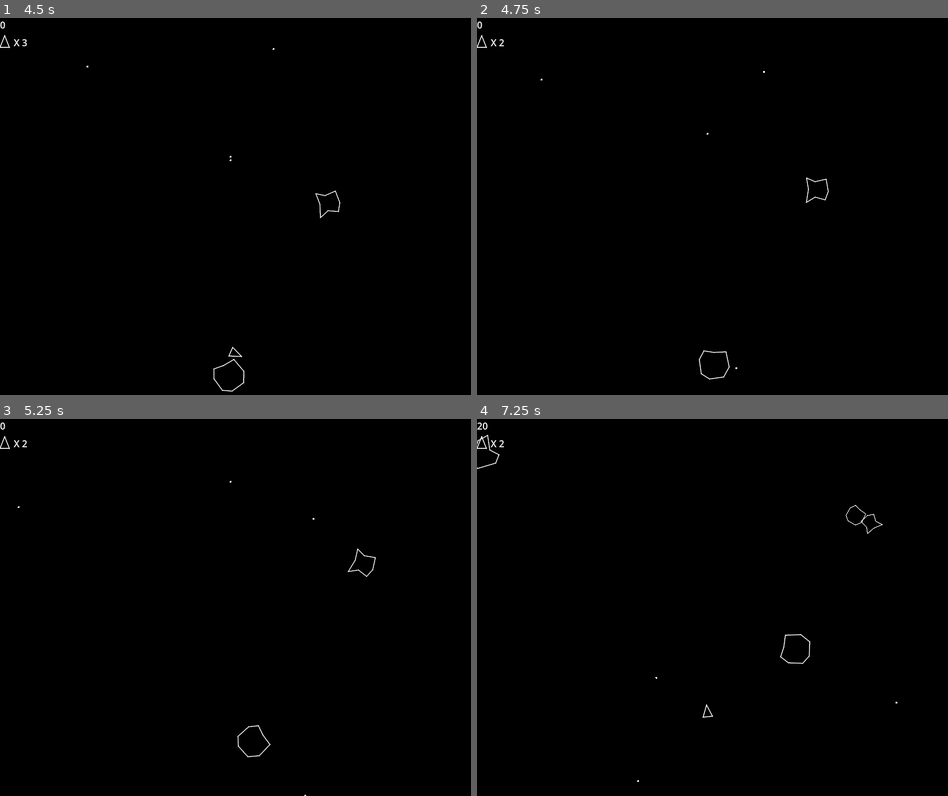
Above: before the commit, frames 1-4 (two rows, left to right).
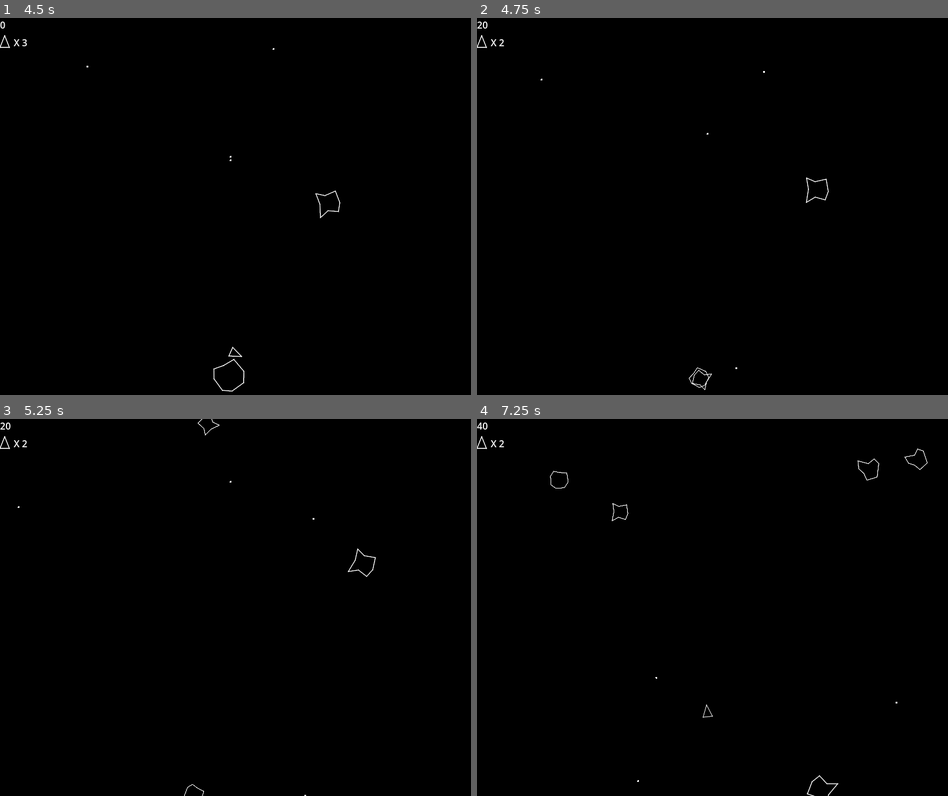
Above: after the commit, the same moments.

Repository: edudf90/asteroids-godot
Game: Godot game, scene res://game/game.tscn
Two runs of this game, one before a commit and one after it. Both use one fixed random seed, a clock stepped at 60 frames per second and the inputs below.
Inputs:
- Up to frame 1 (4.5 s): tap Enter (ui_accept) at 0.5, 0.77, 1.52, 3.02, 3.77 s; hold Up (ui_up) 0.53-2.03 s; hold Left (ui_left) 2.03-4.28 s; hold Right (ui_right) from 4.28 s (still down)
- Up to frame 2 (4.75 s): keep holding Right (ui_right); tap Enter (ui_accept) at 4.52 s
- Up to frame 3 (5.25 s): release Right (ui_right) at 5.03 s; hold Up (ui_up) from 5.03 s (still down)
- Up to frame 4 (7.25 s): release Up (ui_up) at 5.78 s; hold Right (ui_right) from 5.78 s (still down); tap Enter (ui_accept) at 6.02, 6.77 s

Frame 1 is identical in both runs. In frame 2, 0.1% of the frame differs, in the area x 0-54%, y 0-99%; in frame 3, 0.1%; in frame 4, 0.4%, in the area x 0-96%, y 0-100%.

Commit message:
Add animation to indicate invincibility frames after respawn. Refactor invincibility after respawn. Destroy asteroids that collide with player.

Diff:
--- a/asteroid/asteroid.gd
+++ b/asteroid/asteroid.gd
@@ -100,8 +100,9 @@
 	translate(velocity * delta)
 
 func on_polygon_collision_area_entered(area : Area2D):
+	if area.is_in_group("bullet") || area.is_in_group("player"):
+		got_destroyed.emit(self)
 	if area.is_in_group("bullet"):
-		got_destroyed.emit(self)
 		area.get_parent().remove_shot()
 
 func remove():
--- a/components/polygon_border_drawer.gd
+++ b/components/polygon_border_drawer.gd
@@ -10,4 +10,4 @@
 		if index == collisionPolygon.polygon.size() - 1:
 			next_index = 0
 		var destination_vertex = collisionPolygon.polygon[next_index]
-		collisionPolygon.draw_line(source_vertex, destination_vertex, Color.WHITE, -1.0, true)
+		collisionPolygon.draw_line(source_vertex, destination_vertex, collisionPolygon.modulate, -1.0, true)
--- a/player/player.gd
+++ b/player/player.gd
@@ -9,6 +9,7 @@
 const OFFSCREEN_POSITION = Vector2(-200., -200.)
 const INITIAL_POSITION = Vector2(392., 330.)
 const INITIAL_VELOCITY = Vector2(0., 0.)
+const RESPAWN_TIME = 1.0
 
 var flight_rotation : float
 var velocity : Vector2
@@ -18,21 +19,19 @@
 var shot_resource = preload("res://shot/shot.tscn")
 var shooting_cooldown_over = true
 var respawn_timer : Timer
-var invincibility_timer : Timer
 
 signal player_died
 
 # Called when the node enters the scene tree for the first time.
 func _ready():
 	$Area2D.add_to_group("moving_body")
+	$Area2D.add_to_group("player")
 	$Area2D.connect("area_entered", handle_collision)
+	$AnimationPlayer.connect("animation_finished", end_invincibility)
 	player_alive = true
 	respawn_timer = Timer.new()
 	add_child(respawn_timer)
 	respawn_timer.connect("timeout", respawn)
-	invincibility_timer = Timer.new()
-	add_child(invincibility_timer)
-	invincibility_timer.connect("timeout", end_invincibility)
 
 # Called every frame. 'delta' is the elapsed time since the previous frame.
 func _physics_process(delta):
@@ -79,7 +78,7 @@
 		$Area2D.set_deferred("monitoring", false)
 		remove()
 		player_died.emit()
-		respawn_timer.start(1.0)
+		respawn_timer.start(RESPAWN_TIME)
 
 func remove():
 	velocity = INITIAL_VELOCITY
@@ -89,10 +88,10 @@
 	respawn_timer.stop()
 	velocity = INITIAL_VELOCITY
 	position = INITIAL_POSITION
+	player_alive = true
+	$AnimationPlayer.play("blink")
+
+func end_invincibility(animation_name):
 	$Area2D.set_deferred("monitorable", true)
-	player_alive = true
-	invincibility_timer.start(0.75)
-
-func end_invincibility():
-	invincibility_timer.stop()
 	$Area2D.set_deferred("monitoring", true)
+	$AnimationPlayer.stop()
--- a/player/player.tscn
+++ b/player/player.tscn
@@ -1,8 +1,29 @@
-[gd_scene load_steps=4 format=3 uid="uid://vg05ae1ggjve"]
+[gd_scene load_steps=6 format=3 uid="uid://vg05ae1ggjve"]
 
 [ext_resource type="Script" path="res://player/player.gd" id="1_2jnle"]
 [ext_resource type="Script" path="res://player/ship_polygon.gd" id="2_l22ks"]
 [ext_resource type="Script" path="res://components/polygon_border_drawer.gd" id="3_3gsxs"]
+
+[sub_resource type="Animation" id="Animation_d3n3i"]
+resource_name = "blink"
+length = 2.0
+tracks/0/type = "value"
+tracks/0/imported = false
+tracks/0/enabled = true
+tracks/0/path = NodePath("Area2D/ShipPolygon:modulate")
+tracks/0/interp = 1
+tracks/0/loop_wrap = true
+tracks/0/keys = {
+"times": PackedFloat32Array(0, 0.2, 0.4, 0.6, 0.8, 1, 1.2, 1.5, 1.8),
+"transitions": PackedFloat32Array(1, 1, 1, 1, 1, 1, 1, 1, 1),
+"update": 0,
+"values": [Color(1, 1, 1, 1), Color(1, 1, 1, 0), Color(1, 1, 1, 1), Color(1, 1, 1, 0), Color(1, 1, 1, 1), Color(1, 1, 1, 0), Color(1, 1, 1, 1), Color(1, 1, 1, 0), Color(1, 1, 1, 1)]
+}
+
+[sub_resource type="AnimationLibrary" id="AnimationLibrary_8iggm"]
+_data = {
+"blink": SubResource("Animation_d3n3i")
+}
 
 [node name="Player" type="Node2D"]
 script = ExtResource("1_2jnle")
@@ -19,4 +40,9 @@
 
 [node name="ShootingCooldown" type="Timer" parent="."]
 
+[node name="AnimationPlayer" type="AnimationPlayer" parent="."]
+libraries = {
+"": SubResource("AnimationLibrary_8iggm")
+}
+
 [connection signal="timeout" from="ShootingCooldown" to="." method="_on_shooting_cooldown_timeout"]
